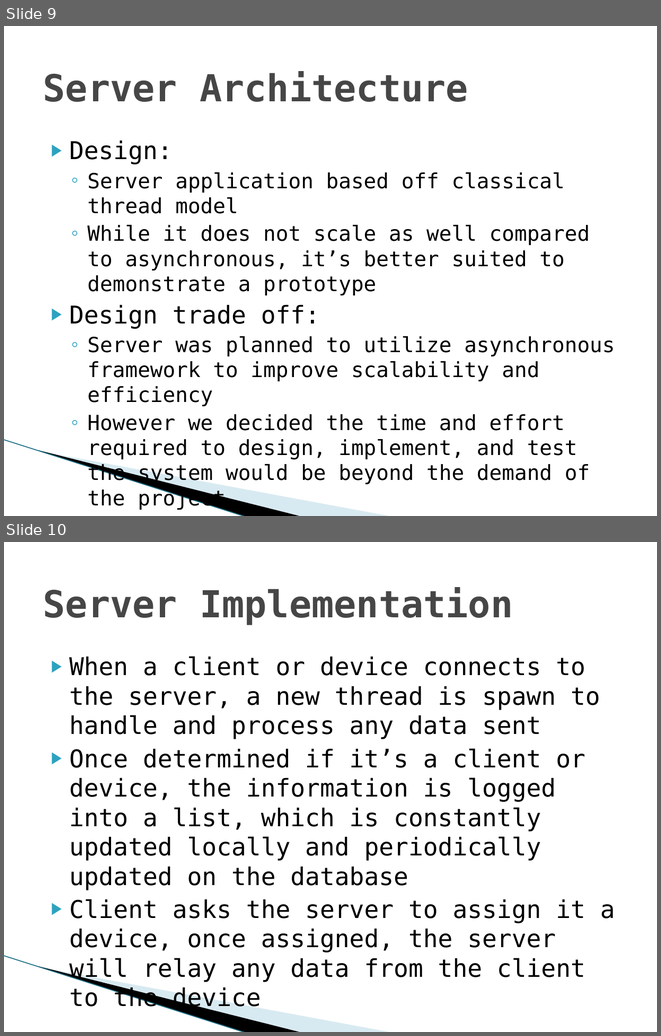
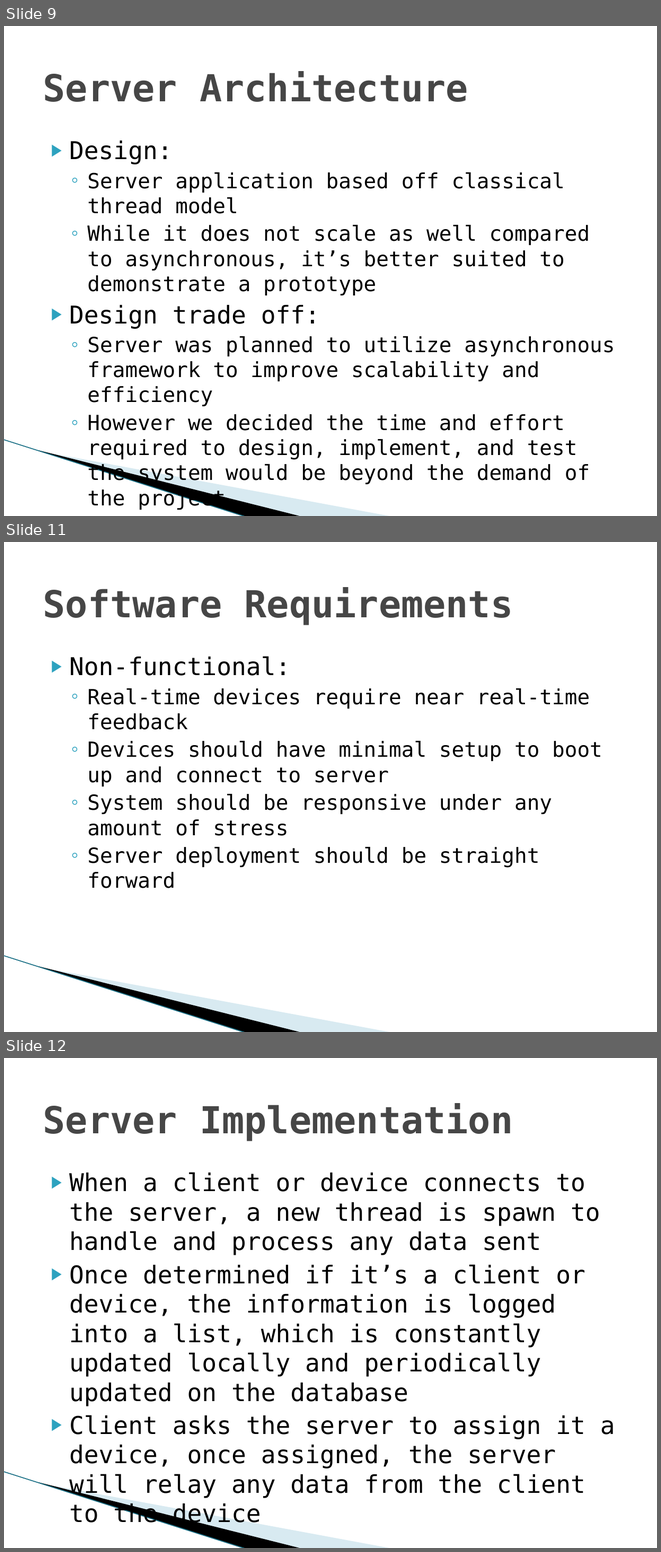
Before and after one commit to nomastmas/raichu, a slide deck: docs/final_presentation_tmas.pptx. Shown one above the other, each under a label of ours: slides 9 and 10 before the commit, slides 9, 11 and 12 after it; the slides between them are not shown. The pictures are 661x1036 and 661x1552 pixels, drawn with LibreOffice and Linux fonts; fonts in the diff are those of the drawing; background and template pictures are left out. Boxes give left, top, right and bottom in pixels: in the first picture for what was removed or moved away, otherwise in the second. Text is boxed around its words. In the diff, an @@ line names an element or a change of style, - is before the commit and + after.

Commit message:
add software requirement slides

```diff
--- a/docs/final_presentation_tmas.pptx
+++ b/docs/final_presentation_tmas.pptx
@@ slide 11 added at (4,542,657,1032), background #FFFFFF; not listed: 3 template elements that a slide beside it also shows @@
@@ title added at (43,587,513,625), 41 pt, text #464646, bold @@
+Software Requirements
@@ text added at (69,656,602,888), 23 pt, text #000000 @@
+▶ Non-functional:
+  ◦ Real-time devices require near real-time feedback
+  ◦ Devices should have minimal setup to boot up and connect to server
+  ◦ System should be responsive under any amount of stress
+  ◦ Server deployment should be straight forward
@@ what was slide 10 is now slide 12 @@
```
Also in this commit, not shown: 1 other slide added, 1 other file.
